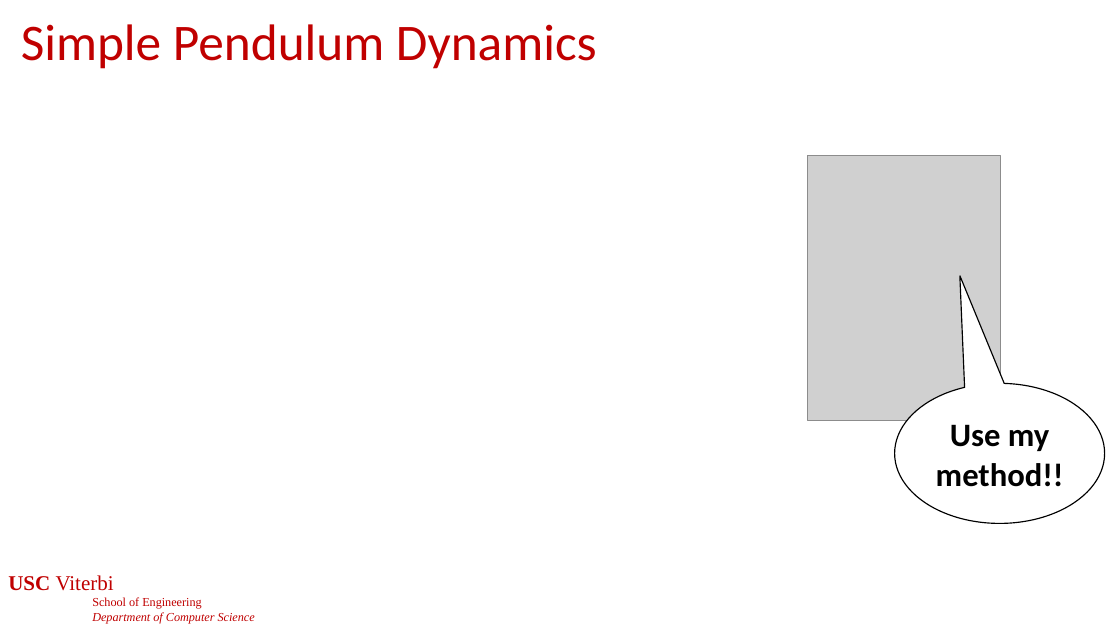
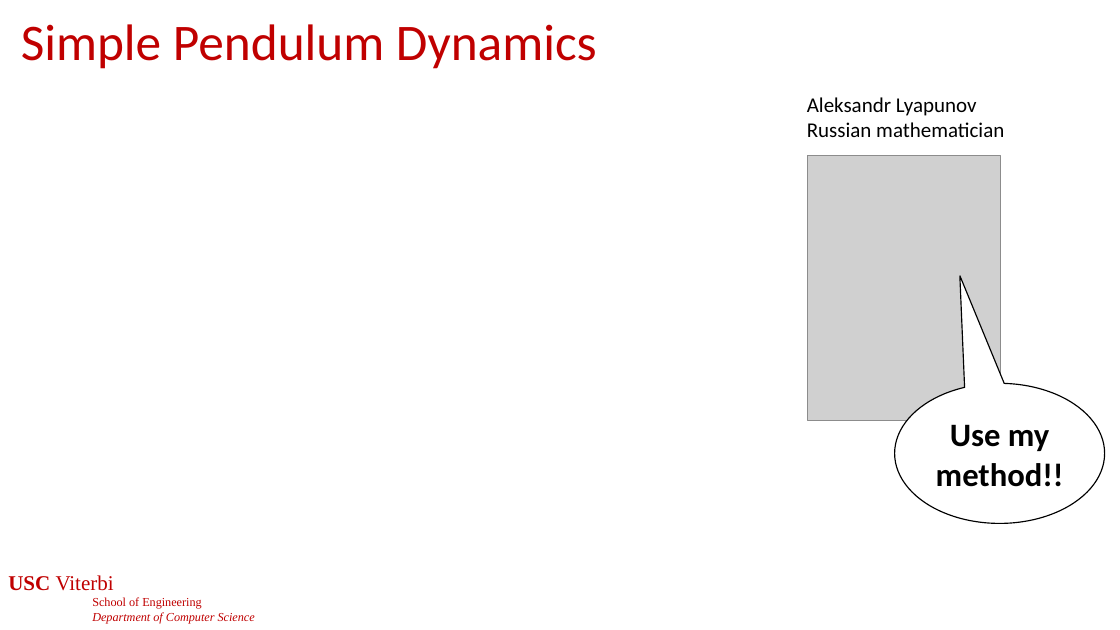
Before and after one commit to jdeshmukh/jdeshmukh.github.io, a slide deck: slide 6 of teaching/cs513slides/lecture4-Stability-Hybrid-Systems.pptx (slide 5 before the commit). Drawn at 1120x630 pixels with LibreOffice and Linux fonts; fonts in the diff are those of the drawing; grey boxes stand for pictures; background and template pictures are left out. Boxes give left, top, right and bottom in pixels: in the first picture for what was removed or moved away, otherwise in the second. Text is boxed around its words. In the diff, an @@ line names an element or a change of style, - is before the commit and + after.

```diff
--- a/teaching/cs513slides/lecture4-Stability-Hybrid-Systems.pptx
+++ b/teaching/cs513slides/lecture4-Stability-Hybrid-Systems.pptx
@@ text added at [807,97,1004,137], 18 pt, text #000000 @@
+Aleksandr Lyapunov
+Russian mathematician
```
Also in this commit, not shown: 4 other slides changed, 1 slide added, 1 other file.
